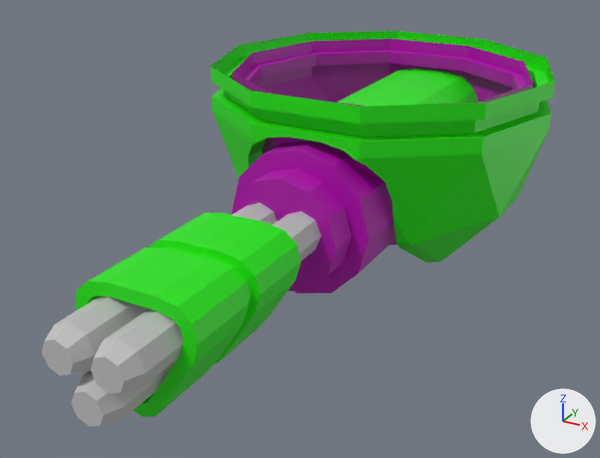
A saved change to the FBX model Assets/Art/Models (FBX)/Gatling Enemy/GatlingEnemy_Gun.fbx.
One viewpoint serves both versions: a 50 mm camera at (2.64, -4.95, 0.41) aimed at (-0.05, -0.06, -2.04). Lighting does not change. The marker at lower right points along +X, +Y and +Z. Where no turn or scale is listed for an object, it has been applied to the vertices. Vertices at the same position are counted once.

Objects in the first picture: 'barrel_base', 'barrel_main', 'barrel_sides', 'hold', 'inside_sphere', 'outside_sphere'.
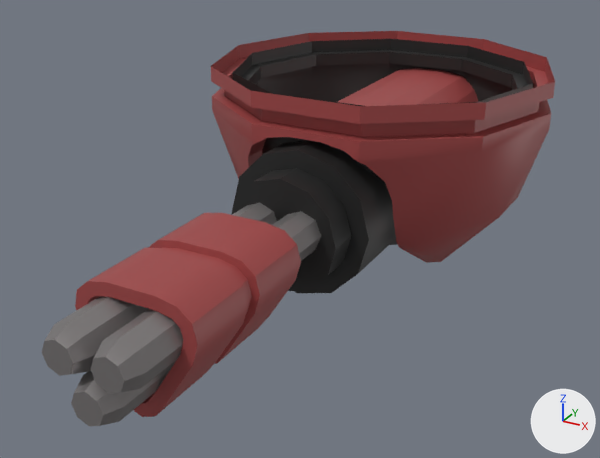
Pixel boxes [x1, y1, x2, y2] of what changed, in the pictures (600 x 458 px):
'outside_sphere', recoloured, shading changed
    both: [211, 31, 555, 263]
'hold', recoloured
    both: [75, 213, 301, 417]
'barrel_base', recoloured, surface changed
    both: [231, 141, 396, 293]
'inside_sphere', recoloured, surface changed
    both: [233, 39, 533, 245]
'barrel_sides', recoloured, surface changed
    both: [42, 203, 321, 394]
'barrel_main', recoloured, surface changed
    both: [71, 360, 177, 426]

What the commit changed:
Material 'Material.003' (mat_material_003) changes colour from light grey #c2c2c2 to black #404040; in linear values from (0.539, 0.539, 0.539) to (0.0516, 0.0516, 0.0516).
In material 'Material.003' (mat_material_003), metallic goes from 0.0 to 0.686.
Material 'Material.002' (mat_material_002) changes colour from green #1ee700 to red #a04646; in linear values from (0.0133, 0.8, 0.0) to (0.352, 0.0612, 0.0612).
Material 'Material.001' (mat_material_001) is new.
Its base color is (0.271, 0.254, 0.254) (grey #8e8a8a).
Its metallic is 0.545.
Its roughness is 0.364.
me_cylinder_003 has 24 vertices, 18 faces and spans x -0.15..0.15, y -3.62..0.01, z -0.83..-0.53.
me_cylinder_003 no longer uses material mat_material_003 (light grey #c2c2c2).
me_cylinder_003 now uses material mat_material_001 (grey #8e8a8a).
me_icosphere_001 has 122 vertices, 105 faces and spans x -1.38..1.38, y -1.31..1.31, z -1.17..0.4.
me_icosphere_001 is used by ob_outside_sphere; location (0.0, 1.224, -1.444).
me_icosphere_001 part 1: edges marked sharp go from 196 to 132.
me_cylinder_005 has 48 vertices, 38 faces and spans x -0.56..0.56, y -1.65..0.32, z -1.05..0.06.
me_cylinder_005 no longer uses material mat_material_004 (pink #b400af).
me_cylinder_005 now uses material mat_material_003 (black #404040).
me_cylinder_004 has 48 vertices, 36 faces and spans x -0.31..0.32, y -3.62..0.01, z -0.58..-0.27.
me_cylinder_004 no longer uses material mat_material_003 (light grey #c2c2c2).
me_cylinder_004 now uses material mat_material_001 (grey #8e8a8a).
me_icosphere has 76 vertices, 90 faces and spans x -1.21..1.21, y -1.16..1.16, z -1.17..0.35.
me_icosphere no longer uses material mat_material_004 (pink #b400af).
me_icosphere now uses material mat_material_003 (black #404040).
